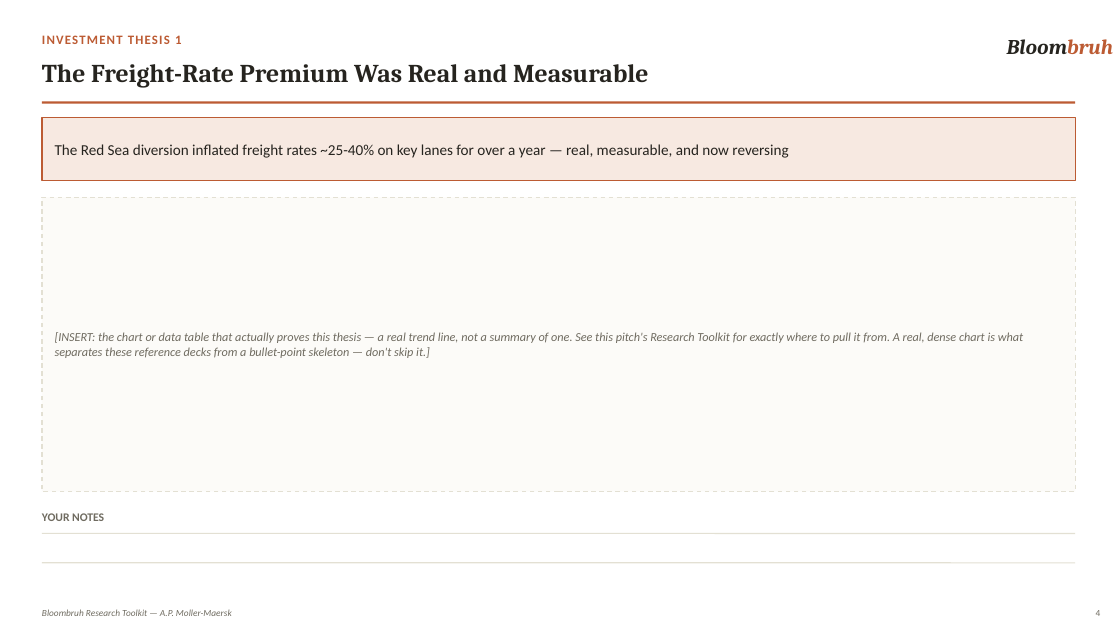
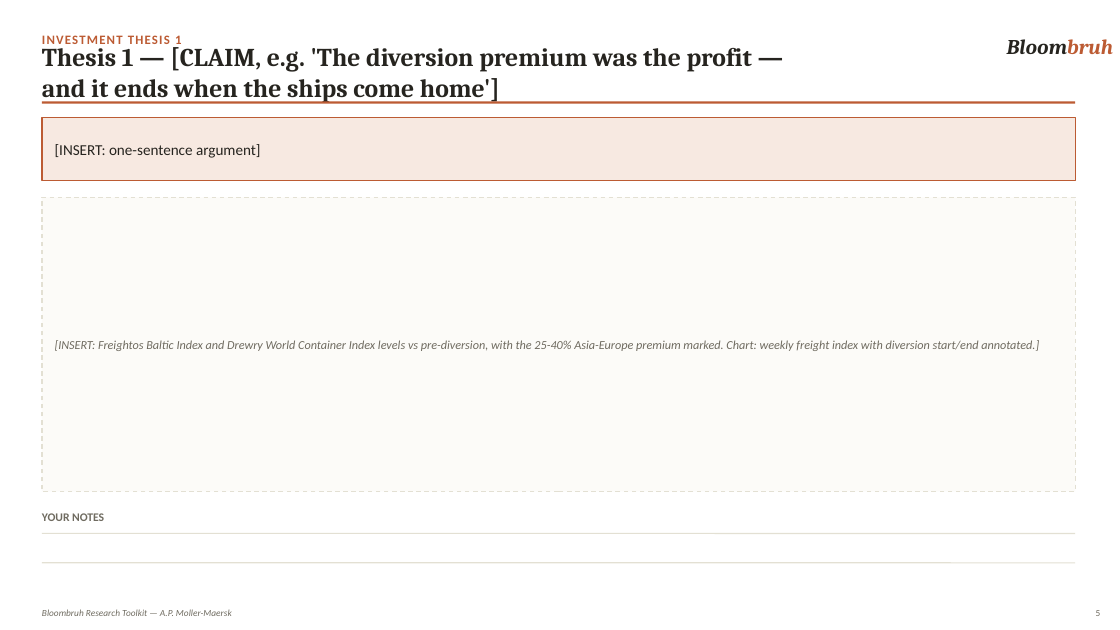
Before and after one commit to hopeful-chicken/Bloombruh, a slide deck: slide 5 of src/data/pitch-templates/maersk.pptx (slide 4 before the commit). Drawn at 1120x630 pixels with LibreOffice and Linux fonts; fonts in the diff are those of the drawing. Boxes give left, top, right and bottom in pixels: in the first picture for what was removed or moved away, otherwise in the second. Text is boxed around its words. In the diff, an @@ line names an element or a change of style, - is before the commit and + after.

```diff
--- a/src/data/pitch-templates/maersk.pptx
+++ b/src/data/pitch-templates/maersk.pptx
@@ text at [42,43,752,103]: text changed @@
-The Freight-Rate Premium Was Real and Measurable
+Thesis 1 — [CLAIM, e.g. 'The diversion premium was the profit — and it ends when the ships come home']
@@ text at [55,144,261,158]: text changed @@
-The Red Sea diversion inflated freight rates ~25-40% on key lanes for over a year — real, measurable, and now reversing
+[INSERT: one-sentence argument]
@@ text at [55,340,1039,351]: text changed @@
-[INSERT: the chart or data table that actually proves this thesis — a real trend line, not a summary of one. See this pitch's Research Toolkit for exactly where to pull it from. A real, dense chart is what separates these reference decks from a bullet-point skeleton — don't skip it.]
+[INSERT: Freightos Baltic Index and Drewry World Container Index levels vs pre-diversion, with the 25-40% Asia-Europe premium marked. Chart: weekly freight index with diversion start/end annotated.]
```
Also in this commit, not shown: 9 other slides changed, 4 slides added, 18 other files.
